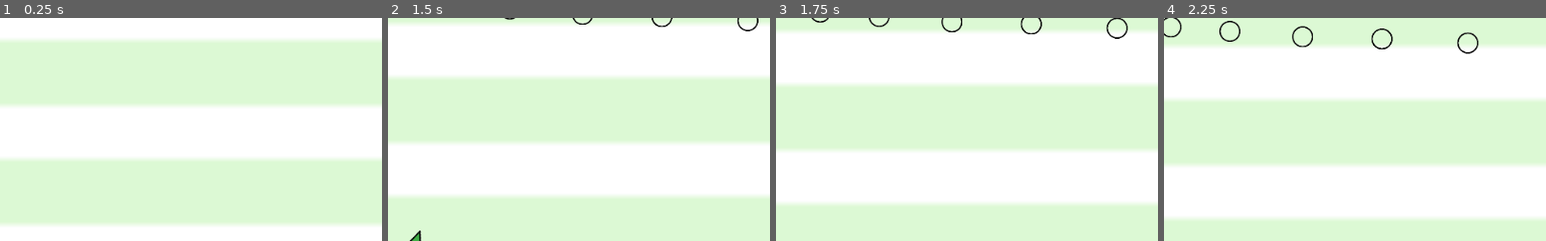
Above: before the commit, frames 1-4 (left to right).
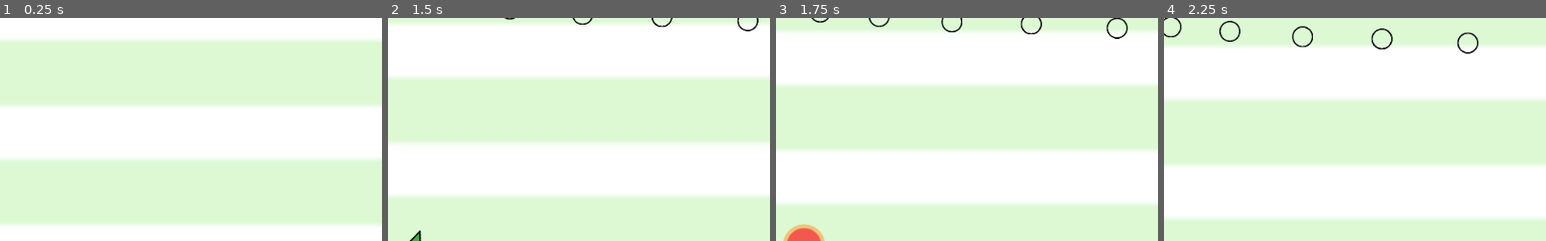
Above: after the commit, the same moments.

Repository: danieljohnson2/Shooty
Game: Godot game, scene res://Game.tscn
The game is run twice, just before and just after one commit, with the same random seed, the same clock (stepped at 60 frames per second) and the same inputs.
Inputs (mouse positions are % of the whole screen's width and height, from its top left):
- Up to frame 1 (0.25 s): no input
- Up to frame 2 (1.5 s): move the mouse to (72, 45) at 0.52 s; hold Right (ui_right) 0.53-1.28 s; move the mouse to (30, 55) at 1.27 s; hold Down (ui_down) from 1.28 s (still down)
- Up to frame 3 (1.75 s): keep holding Down (ui_down)
- Up to frame 4 (2.25 s): move the mouse to (60, 28) at 2.02 s; release Down (ui_down) at 2.03 s; hold Right (ui_right) from 2.03 s (still down)
The pictures show only the part of the screen within x 16-66%, y 50-100%; the shares and areas given below are measured in that part.

Frames 1-2 are identical in both runs. In frame 3, 0.6% of the frame differs, in the area x 2-13%, y 92-100%; in frame 4, nothing differs.

Commit message:
Separate Boom effect to its own scene, and use it from things destroyed at the bottom

Diff:
--- a/Background.gd
+++ b/Background.gd
@@ -1,6 +1,8 @@
 extends Sprite
 
 export var speed = 40
+
+onready var boomTemplate = preload("res://Boom.tscn")
 
 func _process(delta):
 	# These things are 'part of the paper' and move downwards with it
@@ -17,3 +19,9 @@
 	for n in on_paper:
 		if n.position.y > 620:
 			n.queue_free()
+
+			# Add an exposion effect
+			var boom = boomTemplate.instance()
+			boom.movement = Vector2(0, -100)
+			boom.position = n.position
+			self.get_parent().add_child(boom)
--- /dev/null
+++ b/Boom.gd
@@ -0,0 +1,17 @@
+extends Node2D
+
+var movement = Vector2(0, 0)
+var explodyness = .25
+const max_explodyness = 1.5
+
+func _process(delta):
+	self.position += movement * delta
+
+	# Handle exposion animation
+	if explodyness > max_explodyness:
+		self.queue_free()
+	else:
+		var fraction = (max_explodyness - explodyness) / max_explodyness
+		self.scale = Vector2(explodyness, explodyness)
+		self.modulate = Color(1, fraction, fraction, fraction)
+		explodyness *= 1.1
--- /dev/null
+++ b/Boom.tscn
@@ -0,0 +1,15 @@
+[gd_scene load_steps=3 format=2]
+
+[ext_resource path="res://Boom.gd" type="Script" id=1]
+[ext_resource path="res://Boom.png" type="Texture" id=2]
+
+[node name="Boom" type="Node2D" index="0"]
+
+scale = Vector2( 0.1, 0.1 )
+script = ExtResource( 1 )
+_sections_unfolded = [ "Transform", "Visibility" ]
+
+[node name="Sprite" type="Sprite" parent="." index="0"]
+
+texture = ExtResource( 2 )
+_sections_unfolded = [ "Transform", "Visibility" ]
--- a/Bullet.gd
+++ b/Bullet.gd
@@ -3,9 +3,6 @@
 export var duration = 1.5
 
 var movement = Vector2(0, 0)
-
-var explodyness = 0
-const max_explodyness = 1.5
 
 func shoot_at(global_target, shooter, offset, speed):
 	# Adds this bullet to the scene with rotation, position and speed
@@ -21,22 +18,14 @@
 func _process(delta):
 	self.position += movement * delta
 
-	# Handle exposion
-	if explodyness > max_explodyness:
-		self.queue_free()
-	elif explodyness > 0:
-		var boom = $"Boom"
-		var fraction = (max_explodyness - explodyness) / max_explodyness
-		boom.scale = Vector2(explodyness, explodyness)
-		boom.modulate = Color(1, fraction, fraction, fraction)
-		explodyness *= 1.1
-	else:
-		duration -= delta # time out the bullet with no boom
-		if duration <= 0:
-			self.queue_free()
+func _on_Bullet_body_entered(body):
+	# Destroy what the bullet hits and the bullet
+	body.queue_free()
+	self.queue_free()
 
-func _on_Bullet_body_entered(body):
-	# Destroy what the bullet hits, show explosion
-	body.queue_free()
-	explodyness = .25
-	$"Boom".visible = true
+	# but show an explosion
+	var boomTemplate = preload("res://Boom.tscn")
+	var boom = boomTemplate.instance()
+	boom.movement = self.movement
+	boom.position = self.position
+	self.get_parent().add_child(boom)
